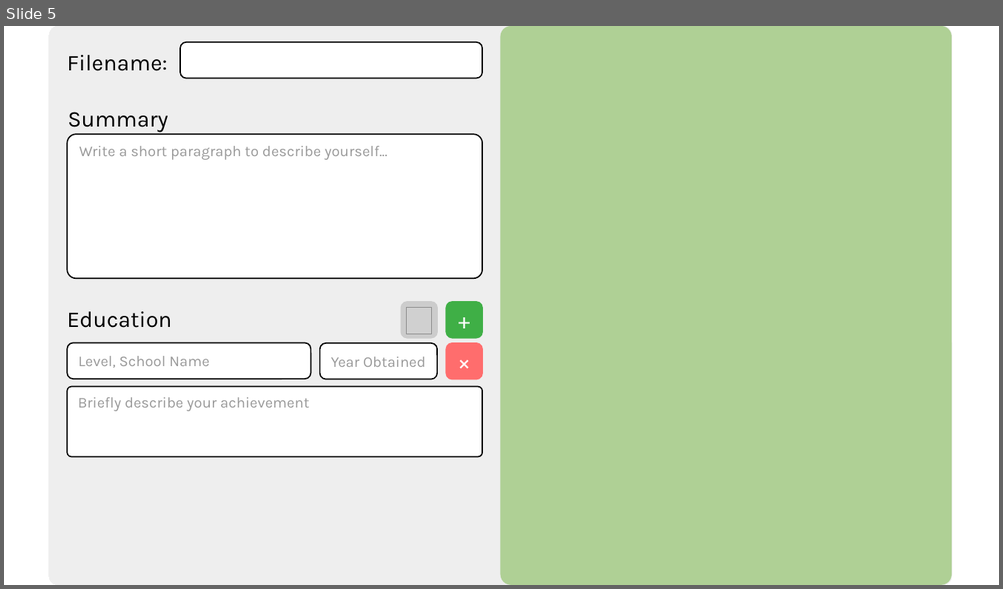
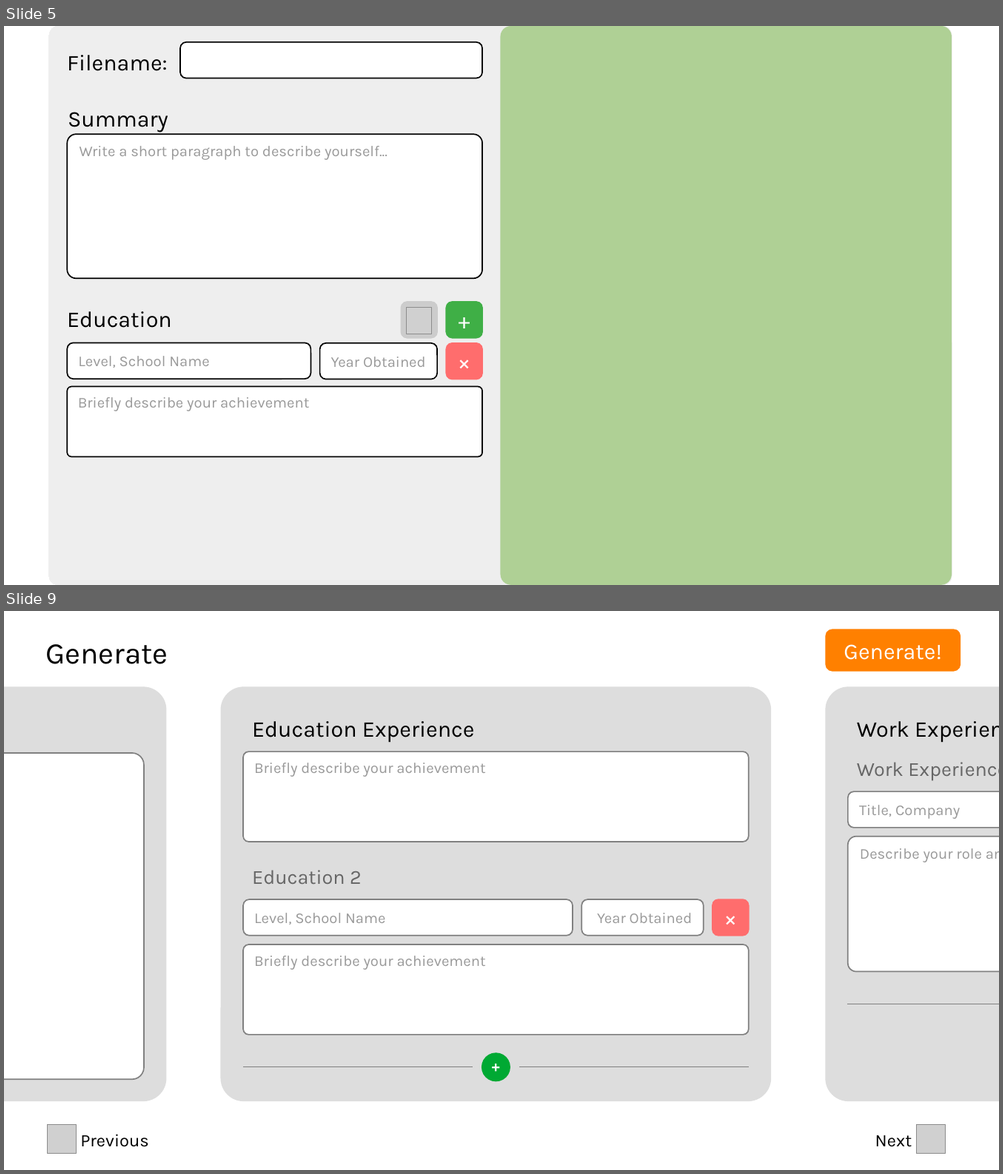
Before and after one commit to LKH10/Resudemo1, a slide deck: design/Generate.odp. Shown one above the other, each under a label of ours: slide 5 before the commit, slides 5 and 9 after it; the slides between them are not shown. The pictures are 1003x589 and 1003x1174 pixels, drawn with LibreOffice and Linux fonts; fonts in the diff are those of the drawing; grey boxes stand for pictures. Boxes give left, top, right and bottom in pixels: in the first picture for what was removed or moved away, otherwise in the second. Text is boxed around its words. In the diff, an @@ line names an element or a change of style, - is before the commit and + after.

Commit message:
New Generate Page

```diff
--- a/design/Generate.odp
+++ b/design/Generate.odp
@@ slide 9 added at bbox=[4, 611, 999, 1170], background #FFFFFF @@
@@ rounded rectangle added at bbox=[825, 629, 961, 672], fill #FF8000, 18 pt, text #FFFFFF @@
+Generate!
@@ text added at bbox=[45, 644, 168, 664], 24 pt, text #000000 @@
+Generate
@@ rounded rectangle added at bbox=[4, 686, 167, 1102], fill #DDDDDD @@
@@ rounded rectangle added at bbox=[221, 686, 771, 1102], fill #DDDDDD @@
@@ rounded rectangle added at bbox=[825, 686, 999, 1102], fill #DDDDDD @@
@@ text added at bbox=[252, 721, 475, 742], 18 pt, text #000000 @@
+Education Experience
@@ text added at bbox=[856, 721, 909, 738], 18 pt, text #000000 @@
+Work Experience
@@ rounded rectangle added at bbox=[4, 752, 144, 1079], fill #FFFFFF, outline #808080 0.99 pt @@
@@ rounded rectangle added at bbox=[243, 752, 748, 842], fill #FFFFFF, outline #808080 0.99 pt, 12 pt, text #999999 @@
+Briefly describe your achievement
@@ text added at bbox=[856, 762, 999, 780], 16 pt, text #666666 @@
+Work Experience 1
@@ rounded rectangle added at bbox=[848, 792, 999, 828], fill #FFFFFF, outline #808080 0.99 pt, 12 pt, text #999999 @@
+Title, Company
@@ rounded rectangle added at bbox=[848, 837, 999, 972], fill #FFFFFF, outline #808080 0.99 pt, 12 pt, text #999999 @@
+Describe your role and achievements
@@ text added at bbox=[252, 870, 361, 884], 16 pt, text #666666 @@
+Education 2
@@ rounded rectangle added at bbox=[243, 900, 572, 936], fill #FFFFFF, outline #808080 0.99 pt, 12 pt, text #999999 @@
+Level, School Name
@@ rounded rectangle added at bbox=[582, 900, 703, 936], fill #FFFFFF, outline #808080 0.99 pt, 12 pt, text #999999 @@
+Year Obtained
@@ rounded rectangle added at bbox=[712, 900, 748, 936], fill #FF6D6D, outline #FF6D6D 0.99 pt, 18 pt, text #FFFFFF @@
+×
@@ rounded rectangle added at bbox=[243, 945, 748, 1035], fill #FFFFFF, outline #808080 0.99 pt, 12 pt, text #999999 @@
+Briefly describe your achievement
@@ line added from (848, 1005) to (999, 1005), #808080 0 pt @@
@@ ellipse added at bbox=[481, 1054, 510, 1082], fill #00A933, 12 pt, text #FFFFFF, bold @@
++
@@ line added from (243, 1068) to (472, 1068), #808080 0 pt @@
@@ line added from (519, 1068) to (748, 1068), #808080 0 pt @@
@@ picture added at bbox=[48, 1125, 77, 1154] @@
@@ text added at bbox=[80, 1134, 149, 1147], 14 pt, text #000000 @@
+Previous
@@ text added at bbox=[875, 1136, 911, 1147], 14 pt, text #000000 @@
+Next
@@ picture added at bbox=[916, 1125, 945, 1154] @@
```
Also in this commit, not shown: 4 other slides added, 18 other files.
